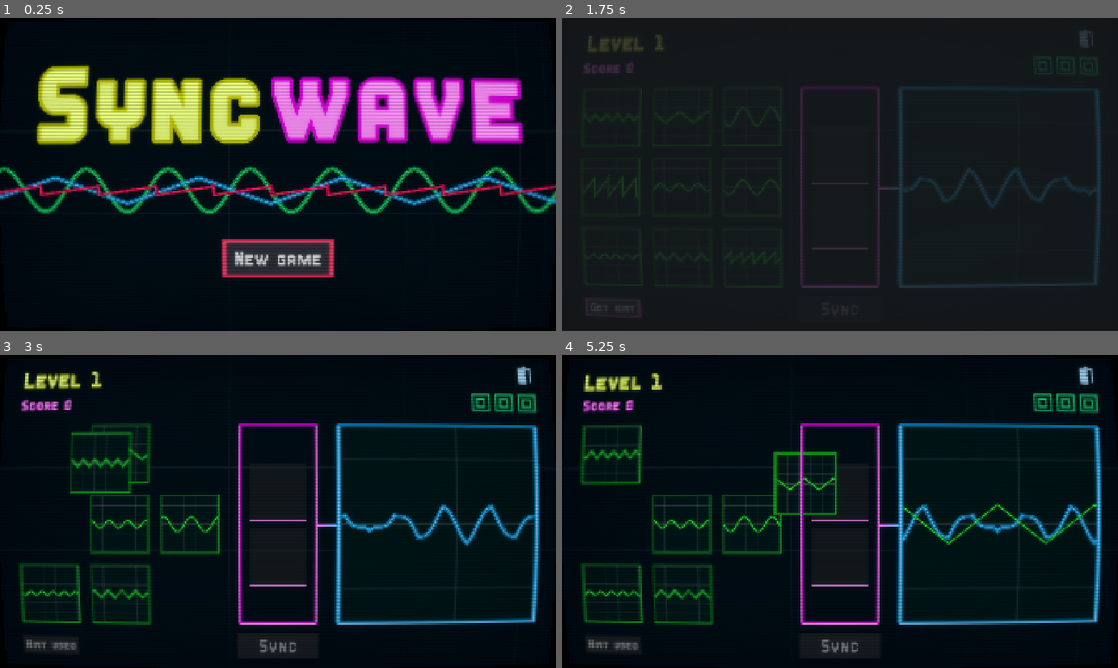
Above: before the commit, frames 1-4 (two rows, left to right).
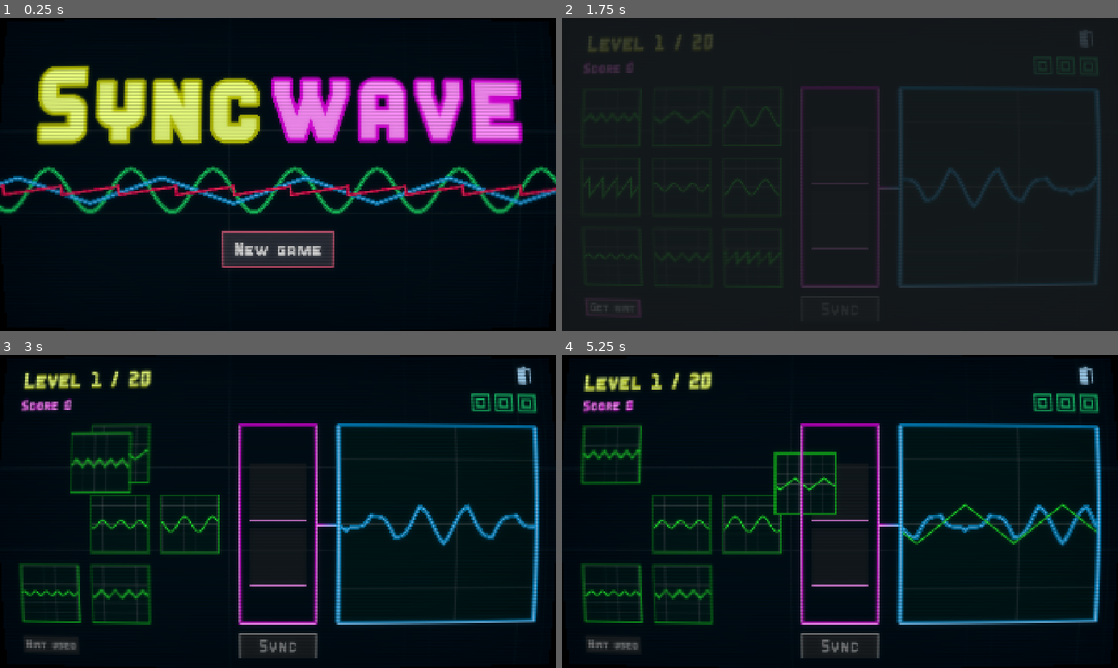
Above: after the commit, the same moments.

Repository: alexbljack/gameoff-2025
Game: Godot game, scene res://src/title_screen.tscn
The game is run twice, just before and just after one commit, with the same random seed, the same clock (stepped at 60 frames per second) and the same inputs.
Inputs (mouse positions are in pixels of both pictures, inside the frame that each line leads up to):
- Up to frame 1 (0.25 s): no input
- Up to frame 2 (1.75 s): click "New game" at 0.5 s; click "New game" at 1.25 s
- Up to frame 3 (3 s): click "Get hint" at 2 s; move the mouse to (50, 452) at 2.77 s; click (50, 452) at 2.92 s
- Up to frame 4 (5.25 s): move the mouse to (840, 492) at 3.52 s; click (840, 492) at 3.67 s; move the mouse to (678, 452) at 4.27 s; click (678, 452) at 4.42 s; move the mouse to (840, 492) at 5.02 s; click (840, 492) at 5.17 s

The runs differ from the first frame. In frame 1, 10% of the frame differs, in the area x 0-100%, y 47-83%; in frame 2, 0.9%; in frame 3, 3.1%; in frame 4, 3.8%.

Commit message:
Add max level boundary

Diff:
--- a/confirm_button.tscn
+++ b/confirm_button.tscn
@@ -7,12 +7,21 @@
 
 [sub_resource type="StyleBoxTexture" id="StyleBoxTexture_aicyk"]
 texture = ExtResource("2_1ri5t")
+texture_margin_left = 10.0
+texture_margin_top = 10.0
+texture_margin_right = 10.0
+texture_margin_bottom = 10.0
 
 [sub_resource type="StyleBoxTexture" id="StyleBoxTexture_h6smj"]
 texture = ExtResource("3_jap5b")
 
 [sub_resource type="StyleBoxFlat" id="StyleBoxFlat_dhlin"]
 bg_color = Color(0.16, 0.16, 0.16, 0.64705884)
+border_width_left = 4
+border_width_top = 4
+border_width_right = 4
+border_width_bottom = 4
+border_color = Color(0.5649616, 0.5649617, 0.5649613, 1)
 
 [sub_resource type="StyleBoxEmpty" id="StyleBoxEmpty_dhlin"]
 
@@ -55,7 +64,7 @@
 }
 
 [node name="ConfirmButton" type="Button"]
-offset_right = 176.0
+offset_right = 288.0
 offset_bottom = 88.0
 pivot_offset = Vector2(88, 44)
 focus_mode = 0
--- a/level.gd
+++ b/level.gd
@@ -89,7 +89,7 @@
 
 
 func _load_data():
-	level_label.text = "Level %s" % Game.player_data.current_level
+	level_label.text = "Level %s / %s" % [Game.player_data.current_level, Const.MAX_LEVEL]
 	score_label.text = "Score %s" % Game.player_data.current_score
 
 
@@ -179,6 +179,7 @@
 
 func _game_over():
 	var is_best_result = Game.player_data.update_best_score()
+	Game.player_data.update_best_level()
 	Game.player_data.run_in_progress = false
 	await _complete_level()
 	await lose_panel.show_stats(
--- a/level.tscn
+++ b/level.tscn
@@ -282,9 +282,9 @@
 
 [node name="ConfirmButton" parent="Main" instance=ExtResource("8_2orkt")]
 z_index = 3
-offset_left = 816.0
+offset_left = 822.0
 offset_top = 960.0
-offset_right = 1104.0
+offset_right = 1098.0
 offset_bottom = 1048.0
 theme_override_font_sizes/font_size = 60
 
@@ -327,7 +327,7 @@
 theme_override_constants/outline_size = 6
 theme_override_fonts/font = ExtResource("9_8cye3")
 theme_override_font_sizes/font_size = 72
-text = "Level 10"
+text = "Level 10 / 20"
 vertical_alignment = 1
 
 [node name="ScoreLabel" type="Label" parent="Main"]
--- a/lose_panel.gd
+++ b/lose_panel.gd
@@ -18,7 +18,7 @@
 
 
 func show_stats(level: int, score: int, is_best_result: bool):
-	level_reached.text = "%s" % level
+	level_reached.text = "%s / %s" % [level, Const.MAX_LEVEL]
 	score_earned.text = "%s" % score
 	show()
 	var tween = create_tween()
--- a/lose_panel.tscn
+++ b/lose_panel.tscn
@@ -9,12 +9,24 @@
 
 [sub_resource type="StyleBoxTexture" id="StyleBoxTexture_003k4"]
 texture = ExtResource("3_q8xh0")
+texture_margin_left = 10.0
+texture_margin_top = 10.0
+texture_margin_right = 10.0
+texture_margin_bottom = 10.0
 
 [sub_resource type="StyleBoxTexture" id="StyleBoxTexture_d43n2"]
 texture = ExtResource("4_gadmd")
+texture_margin_left = 10.0
+texture_margin_top = 10.0
+texture_margin_right = 10.0
+texture_margin_bottom = 10.0
 
 [sub_resource type="StyleBoxTexture" id="StyleBoxTexture_tqkm8"]
 texture = ExtResource("5_qaie5")
+texture_margin_left = 10.0
+texture_margin_top = 10.0
+texture_margin_right = 10.0
+texture_margin_bottom = 10.0
 
 [node name="LosePanel" type="Control"]
 layout_mode = 3
@@ -47,10 +59,10 @@
 anchor_top = 0.5
 anchor_right = 0.5
 anchor_bottom = 0.5
-offset_left = -224.0
+offset_left = -320.0
 offset_top = -176.0
-offset_right = 224.0
-offset_bottom = -80.0
+offset_right = 320.0
+offset_bottom = -76.0
 grow_horizontal = 2
 grow_vertical = 2
 
@@ -60,7 +72,7 @@
 anchor_top = 0.5
 anchor_bottom = 0.5
 offset_top = -32.5
-offset_right = 128.0
+offset_right = 289.0
 offset_bottom = 32.5
 grow_vertical = 2
 theme_override_fonts/font = ExtResource("1_6vm6q")
@@ -75,7 +87,7 @@
 anchor_top = 0.5
 anchor_right = 1.0
 anchor_bottom = 0.5
-offset_left = -182.0
+offset_left = -198.0
 offset_top = -32.5
 offset_bottom = 32.5
 grow_horizontal = 0
@@ -85,7 +97,7 @@
 theme_override_constants/outline_size = 6
 theme_override_fonts/font = ExtResource("1_6vm6q")
 theme_override_font_sizes/font_size = 56
-text = "10"
+text = "10 / 20"
 horizontal_alignment = 2
 vertical_alignment = 1
 
@@ -103,9 +115,9 @@
 anchor_top = 0.5
 anchor_right = 0.5
 anchor_bottom = 0.5
-offset_left = -224.0
+offset_left = -320.0
 offset_top = -84.0
-offset_right = 224.0
+offset_right = 320.0
 offset_bottom = 12.0
 grow_horizontal = 2
 grow_vertical = 2
--- a/oscillator.gd
+++ b/oscillator.gd
@@ -1,6 +1,6 @@
 class_name Oscillator extends Resource
 
-static var SPEED := 0.15
+static var SPEED := 0.13
 
 enum WaveType { SINE, SAW, SQUARE, TRIANGLE }
 
--- a/src/player_data.gd
+++ b/src/player_data.gd
@@ -7,6 +7,11 @@
 @export var best_score: int = 0:
 	set(new_value):
 		best_score = new_value
+		try_save()
+
+@export var best_level: int = 0:
+	set(new_value):
+		best_level = new_value
 		try_save()
 
 @export var run_in_progress: bool = false:
@@ -74,6 +79,13 @@
 	return false
 
 
+func update_best_level() -> bool:
+	if current_level > best_level:
+		best_level = current_level
+		return true
+	return false
+
+
 func start_new_game() -> void:
 	run_in_progress = true
 	current_level = 1
--- a/src/title_screen.gd
+++ b/src/title_screen.gd
@@ -3,23 +3,31 @@
 @export var level_scene: PackedScene
 
 @onready var best_score: Label = $CanvasLayer/BestResultLabel
+@onready var best_level: Label = $CanvasLayer/BestLevelLabel
 @onready var start_button: Button = $CanvasLayer/StartButton
 @onready var run_info: Label = $CanvasLayer/RunInfo
 
 
 func _ready() -> void:
 	best_score.hide()
+	best_level.hide()
 	run_info.hide()
 
 	_init_save()
 
 	if Game.player_data.best_score > 0:
 		best_score.text = "Best score %s" % Game.player_data.best_score
+		best_level.text = "Max level %s" % Game.player_data.best_level
 		best_score.show()
+		best_level.show()
 
 	if Game.player_data.run_in_progress:
 		run_info.show()
-		run_info.text = "Level %s\nScore %s" % [Game.player_data.current_level, Game.player_data.current_score]
+		run_info.text = "Level %s / %s\nScore %s" % [
+			Game.player_data.current_level,
+			Const.MAX_LEVEL,
+			Game.player_data.current_score
+		]
 		start_button.text = "Continue"
 		start_button.pressed.connect(_on_continue)
 	else:
--- a/src/title_screen.tscn
+++ b/src/title_screen.tscn
@@ -17,12 +17,20 @@
 
 [sub_resource type="StyleBoxTexture" id="StyleBoxTexture_6ron6"]
 texture = ExtResource("4_vedi7")
+texture_margin_left = 10.0
+texture_margin_top = 10.0
+texture_margin_right = 10.0
+texture_margin_bottom = 10.0
 
 [sub_resource type="StyleBoxTexture" id="StyleBoxTexture_036v4"]
 texture = ExtResource("5_odwn3")
 
 [sub_resource type="StyleBoxTexture" id="StyleBoxTexture_fxnhw"]
 texture = ExtResource("6_tlpw0")
+texture_margin_left = 10.0
+texture_margin_top = 10.0
+texture_margin_right = 10.0
+texture_margin_bottom = 10.0
 
 [sub_resource type="Animation" id="Animation_1ri5t"]
 length = 0.001
@@ -179,9 +187,9 @@
 anchor_right = 0.5
 anchor_bottom = 0.5
 offset_left = -192.0
-offset_top = 228.00006
+offset_top = 196.0
 offset_right = 192.0
-offset_bottom = 354.52698
+offset_bottom = 322.52692
 grow_horizontal = 2
 grow_vertical = 2
 pivot_offset = Vector2(190, 62)
@@ -243,9 +251,10 @@
 anchor_top = 1.0
 anchor_right = 0.5
 anchor_bottom = 1.0
-offset_left = -310.0
-offset_top = -184.0
-offset_right = 310.0
+offset_left = -308.0
+offset_top = -172.0
+offset_right = 312.0
+offset_bottom = -75.0
 grow_horizontal = 2
 grow_vertical = 0
 pivot_offset = Vector2(288, 88)
@@ -258,14 +267,36 @@
 horizontal_alignment = 1
 vertical_alignment = 1
 
+[node name="BestLevelLabel" type="Label" parent="CanvasLayer"]
+anchors_preset = 7
+anchor_left = 0.5
+anchor_top = 1.0
+anchor_right = 0.5
+anchor_bottom = 1.0
+offset_left = -308.0
+offset_top = -92.0
+offset_right = 312.0
+offset_bottom = -8.0
+grow_horizontal = 2
+grow_vertical = 0
+pivot_offset = Vector2(288, 88)
+theme_override_colors/font_color = Color(0.14509805, 0.972549, 0.20784314, 1)
+theme_override_colors/font_outline_color = Color(0.09019608, 0.5529412, 0.11764706, 0.68235296)
+theme_override_constants/outline_size = 17
+theme_override_fonts/font = ExtResource("3_vayli")
+theme_override_font_sizes/font_size = 56
+text = "Max level 10"
+horizontal_alignment = 1
+vertical_alignment = 1
+
 [node name="RunInfo" type="Label" parent="CanvasLayer"]
 anchors_preset = 4
 anchor_top = 0.5
 anchor_bottom = 0.5
 offset_left = 1216.0
-offset_top = 228.0
+offset_top = 196.0
 offset_right = 1482.0
-offset_bottom = 356.0
+offset_bottom = 324.0
 grow_vertical = 2
 theme_override_fonts/font = ExtResource("3_vayli")
 theme_override_font_sizes/font_size = 40
--- a/win_panel.gd
+++ b/win_panel.gd
@@ -57,7 +57,7 @@
 		hint_mult_increment.text = "(+%s)" % Const.NO_HINT_MULT_INCREMENT
 		total_earned += Const.SCORE_FOR_HINT
 
-	total_earned = int(total_earned * hint_mult)
+	total_earned = snapped(int(total_earned * hint_mult), 10)
 	total_score_label.text = "+%s" % total_earned
 	return total_earned
 
--- a/win_panel.tscn
+++ b/win_panel.tscn
@@ -10,12 +10,24 @@
 
 [sub_resource type="StyleBoxTexture" id="StyleBoxTexture_koqw2"]
 texture = ExtResource("3_di4t0")
+texture_margin_left = 10.0
+texture_margin_top = 10.0
+texture_margin_right = 10.0
+texture_margin_bottom = 10.0
 
 [sub_resource type="StyleBoxTexture" id="StyleBoxTexture_2hlh7"]
 texture = ExtResource("4_v7hqq")
+texture_margin_left = 10.0
+texture_margin_top = 10.0
+texture_margin_right = 10.0
+texture_margin_bottom = 10.0
 
 [sub_resource type="StyleBoxTexture" id="StyleBoxTexture_ncv0i"]
 texture = ExtResource("5_onymw")
+texture_margin_left = 10.0
+texture_margin_top = 10.0
+texture_margin_right = 10.0
+texture_margin_bottom = 10.0
 
 [node name="WinPanel" type="Control"]
 layout_mode = 3
Binary file added: assets/MediumArrow-Left.png
Not shown, added: assets/MediumArrow-Left.png.import
Binary file added: assets/MediumArrow-Right.png
Not shown, added: assets/MediumArrow-Right.png.import
